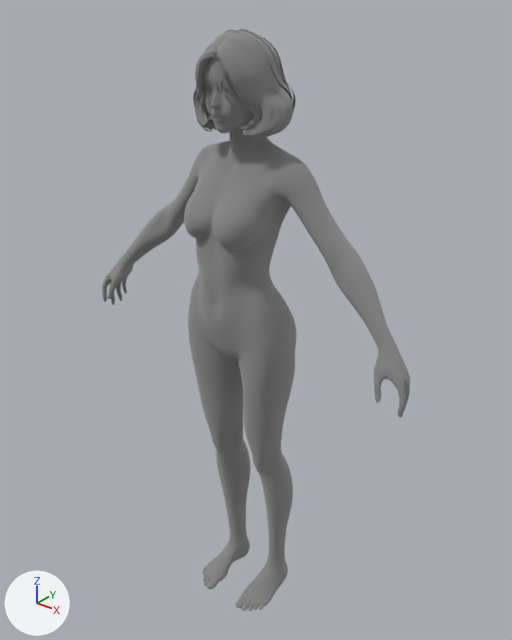
One commit to the glTF model public/assets/models/female.glb: the scene before it, then after it.
Camera for both pictures: a 50 mm lens placed at (1.108, -1.334, 1.765), pointed at (0.002, 0.048, 0.908). Lighting does not change. The marker at lower left points along +X, +Y and +Z.

Objects in the first picture: 'body', 'hair'.
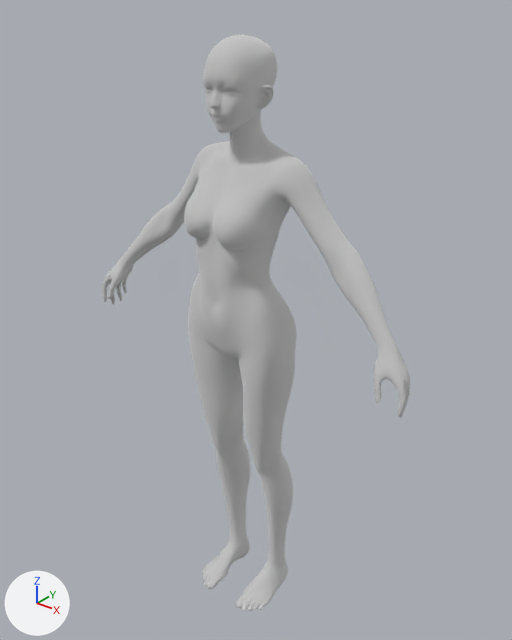
Where the newer file only moved an object's origin or applied its transform, the numbers keep the older frame.

Pixel boxes [x1, y1, x2, y2] of what changed, in the pictures (512 x 640 px):
```json
{"object": "body", "change": "surface changed", "before": [102, 35, 410, 611], "after": [102, 35, 410, 611]}
{"object": "hair", "change": "deleted", "before": [193, 29, 296, 138]}
```

The change, as JSON lines over the scene's bpy script:
```json
{"block": "mat_body", "where": "n2 = _N.new('ShaderNodeMix'); n2.name = 'Mix'"}
{"op": "add", "block": "mat_body", "code": "n2.inputs[7].default_value = (0.8, 0.8, 0.8, 1.0)  # 'B', white #e7e7e7"}
{"op": "remove", "block": "ob_hair", "code": ["ob_hair = bpy.data.objects.new('hair', me_hair)", "ob_hair.location = (0.0, 0.0, 0.0)"]}
```
